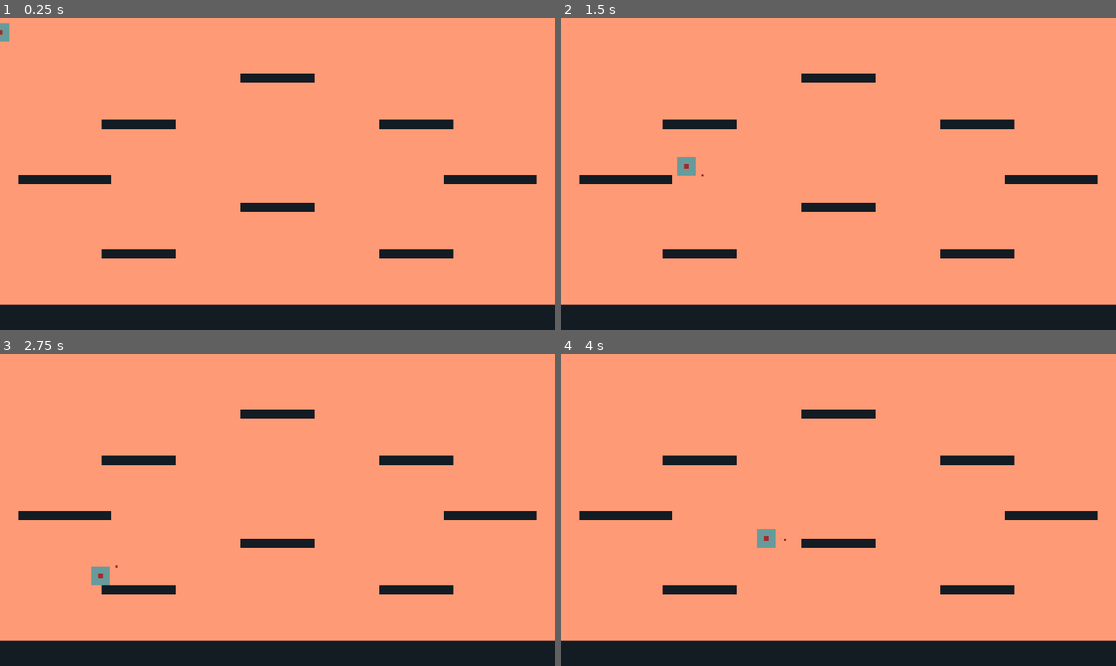
Above: before the commit, frames 1-4 (two rows, left to right).
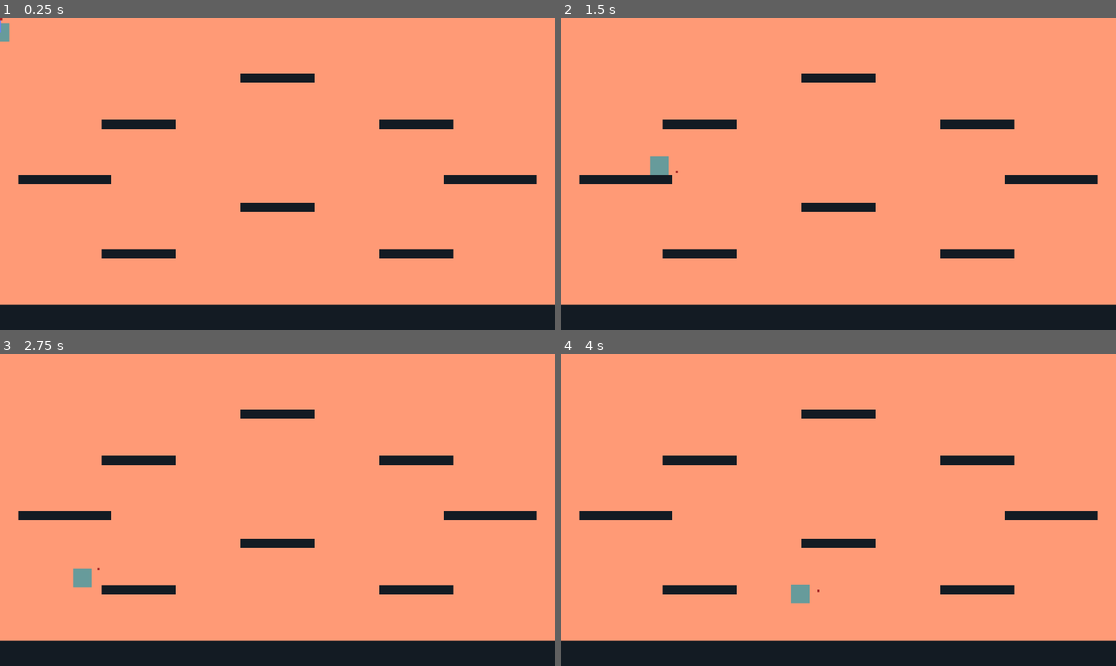
Above: after the commit, the same moments.

Repository: mightyminebuster/Github-GameOff-2020
Game: Godot game, scene res://Rooms/Demo.tscn
The game is run twice, just before and just after one commit, with the same random seed, the same clock (stepped at 60 frames per second) and the same inputs.
Inputs (mouse positions are in pixels of both pictures, inside the frame that each line leads up to):
- Up to frame 1 (0.25 s): no input
- Up to frame 2 (1.5 s): move the mouse to (960, 158) at 0.52 s; hold D (move_right) from 0.53 s (still down); click (960, 158) at 0.6 s; tap Space (jump) at 0.77 s; move the mouse to (727, 189) at 1.27 s; tap Shift (dash) at 1.35 s
- Up to frame 3 (2.75 s): tap Space (jump) at 1.52 s; click (166, 525) at 1.55 s; move the mouse to (333, 441) at 2.02 s; release D (move_right) at 2.03 s; hold A (move_left) from 2.03 s (still down); click (333, 441) at 2.1 s
- Up to frame 4 (4 s): move the mouse to (810, 572) at 2.77 s; release A (move_left) at 2.78 s; hold D (move_right) from 2.78 s (still down); click (810, 572) at 2.85 s; tap Space (jump) at 3.02, 3.77 s; move the mouse to (1005, 556) at 3.52 s; tap Shift (dash) at 3.6 s; click (1005, 556) at 3.8 s

The runs differ from the first frame. In frame 1, less than 0.1% of the frame differs, in the area x 0-1%, y 0-6%; in frame 2, 0.4%; in frame 3, 0.4%; in frame 4, 0.4%, in the area x 35-47%, y 56-80%.

Commit message:
Added Line2D to grappling hook
I added a line 2d to make the grappling hook look a little better

Diff:
--- a/SourceCode/Objects/Player/GrappleHook.gd
+++ b/SourceCode/Objects/Player/GrappleHook.gd
@@ -1,25 +1,29 @@
 extends Node2D
 
-var length: int = 500
+var length: int = 700
 var direction: Vector2 = Vector2.ZERO
 var tip: Vector2 = Vector2.ZERO
 var a = Vector2(100, 100)
 
-var speed: int = 50
+var speed: int = 40
 
-var is_flying: bool = false
-var is_hooked: bool = false
 
 func shoot():
 	$RayCast2D.enabled = true
 	if $RayCast2D.is_colliding():
-		print($RayCast2D.get_collision_point())
-		global_position = $RayCast2D.get_collision_point()
-		return global_position
+		$GrappleTip.visible = true
+		get_parent().find_node("GrappleLine").visible = true
+		tip = $RayCast2D.get_collision_point()
+		return tip
 	return null
 
 func release() -> void:
-	position = Vector2(0,0)
+	tip = get_parent().global_position
+	$GrappleTip.visible = false
+	get_parent().find_node("GrappleLine").visible = false
 
 func _physics_process(_delta : float):
 	$RayCast2D.cast_to = (get_global_mouse_position() - get_parent().position).normalized() * Vector2(length, length)
+
+	$GrappleTip.global_position = tip
+	get_parent().find_node("GrappleLine").points[1] = $GrappleTip.position
--- a/SourceCode/Objects/Player/Player.gd
+++ b/SourceCode/Objects/Player/Player.gd
@@ -29,7 +29,7 @@
 const gravity: int = 1700
 const air_friction: int = 51
 const gravity_exemption_states: Array = ["die", "dash"]
-const terminal_vertical_velocity: int = 150
+const terminal_velocity: int = 1000
 
 #Jump / Double Jump
 const jump_height: int = 172
@@ -50,6 +50,8 @@
 
 	state_origin.call(current_state + "_logic", delta)
 	get_input()
+	velocity = velocity.clamped(terminal_velocity)
+	print(velocity)
 	velocity = move_and_slide(velocity, Vector2.UP)
 	if current_state in move_horizontally_states:
 		if direction_facing == 1 && running_velocity < velocity.x || direction_facing == -1 && running_velocity > velocity.x:
@@ -240,6 +242,9 @@
 			# Pulling up is stronger
 			grapple_velocity.y *= 1.2
 
+		if sign(grapple_velocity.x) != direction_facing:
+			grapple_velocity.x *= 0.7
+
 		velocity += grapple_velocity
 
 func grapple_exit_logic() -> void:
--- a/SourceCode/Objects/Player/Player.tscn
+++ b/SourceCode/Objects/Player/Player.tscn
@@ -16,6 +16,11 @@
 modulate = Color( 0.403922, 0.607843, 0.607843, 1 )
 texture = ExtResource( 2 )
 
+[node name="GrappleLine" type="Line2D" parent="."]
+points = PoolVector2Array( 0, 0, 50, -50 )
+width = 5.0
+antialiased = true
+
 [node name="GrappleHook" type="Node2D" parent="."]
 script = ExtResource( 1 )
 
--- /dev/null
+++ b/SourceCode/Objects/Rope/RopeBase.gd
@@ -0,0 +1,3 @@
+extends StaticBody2D
+
+export var rope_links_count: int = 5
--- /dev/null
+++ b/SourceCode/Objects/Rope/RopeBase.tscn
@@ -0,0 +1,165 @@
+[gd_scene load_steps=3 format=2]
+
+[ext_resource path="res://PlaceholderTexture.png" type="Texture" id=1]
+[ext_resource path="res://Objects/Rope/RopeBase.gd" type="Script" id=2]
+
+[node name="RopeBase" type="StaticBody2D"]
+script = ExtResource( 2 )
+
+[node name="CollisionPolygon2D" type="CollisionPolygon2D" parent="."]
+scale = Vector2( 0.5, 0.5 )
+polygon = PoolVector2Array( 32, 32, -32, 32, -32, -32, 32, -32 )
+
+[node name="RopeBaseSprite" type="Sprite" parent="."]
+modulate = Color( 0.0745098, 0.105882, 0.137255, 1 )
+scale = Vector2( 0.5, 0.5 )
+texture = ExtResource( 1 )
+
+[node name="RopeJoint1" type="PinJoint2D" parent="."]
+position = Vector2( 0, 16 )
+node_a = NodePath("..")
+node_b = NodePath("../Link1")
+bias = 0.9
+softness = 2.0
+
+[node name="Link1" type="RigidBody2D" parent="."]
+gravity_scale = 5.0
+__meta__ = {
+"_edit_group_": true
+}
+
+[node name="CollisionPolygon2D" type="CollisionPolygon2D" parent="Link1"]
+position = Vector2( 0, 32 )
+scale = Vector2( 0.25, 0.5 )
+polygon = PoolVector2Array( 32, 32, -32, 32, -32, -32, 32, -32 )
+
+[node name="RopeBaseSprite2" type="Sprite" parent="Link1"]
+modulate = Color( 1, 0.917647, 0.858824, 1 )
+position = Vector2( 0, 32 )
+scale = Vector2( 0.25, 0.5 )
+texture = ExtResource( 1 )
+
+[node name="RopeJoint2" type="PinJoint2D" parent="."]
+position = Vector2( 0, 48 )
+node_a = NodePath("../Link1")
+node_b = NodePath("../Link2")
+bias = 0.9
+softness = 2.0
+
+[node name="Link2" type="RigidBody2D" parent="."]
+position = Vector2( 0, 32 )
+gravity_scale = 5.0
+__meta__ = {
+"_edit_group_": true
+}
+
+[node name="CollisionPolygon2D" type="CollisionPolygon2D" parent="Link2"]
+position = Vector2( 0, 32 )
+scale = Vector2( 0.25, 0.5 )
+polygon = PoolVector2Array( 32, 32, -32, 32, -32, -32, 32, -32 )
+
+[node name="RopeBaseSprite2" type="Sprite" parent="Link2"]
+modulate = Color( 1, 0.917647, 0.858824, 1 )
+position = Vector2( 0, 32 )
+scale = Vector2( 0.25, 0.5 )
+texture = ExtResource( 1 )
+
+[node name="RopeJoint3" type="PinJoint2D" parent="."]
+position = Vector2( 0, 80 )
+node_a = NodePath("../Link2")
+node_b = NodePath("../Link3")
+bias = 0.9
+softness = 2.0
+
+[node name="Link3" type="RigidBody2D" parent="."]
+position = Vector2( 0, 64 )
+gravity_scale = 5.0
+__meta__ = {
+"_edit_group_": true
+}
+
+[node name="CollisionPolygon2D" type="CollisionPolygon2D" parent="Link3"]
+position = Vector2( 0, 32 )
+scale = Vector2( 0.25, 0.5 )
+polygon = PoolVector2Array( 32, 32, -32, 32, -32, -32, 32, -32 )
+
+[node name="RopeBaseSprite2" type="Sprite" parent="Link3"]
+modulate = Color( 1, 0.917647, 0.858824, 1 )
+position = Vector2( 0, 32 )
+scale = Vector2( 0.25, 0.5 )
+texture = ExtResource( 1 )
+
+[node name="RopeJoint4" type="PinJoint2D" parent="."]
+position = Vector2( 0, 112 )
+node_a = NodePath("../Link3")
+node_b = NodePath("../Link4")
+bias = 0.9
+softness = 2.0
+
+[node name="Link4" type="RigidBody2D" parent="."]
+position = Vector2( 0, 96 )
+gravity_scale = 5.0
+__meta__ = {
+"_edit_group_": true
+}
+
+[node name="CollisionPolygon2D" type="CollisionPolygon2D" parent="Link4"]
+position = Vector2( 0, 32 )
+scale = Vector2( 0.25, 0.5 )
+polygon = PoolVector2Array( 32, 32, -32, 32, -32, -32, 32, -32 )
+
+[node name="RopeBaseSprite2" type="Sprite" parent="Link4"]
+modulate = Color( 1, 0.917647, 0.858824, 1 )
+position = Vector2( 0, 32 )
+scale = Vector2( 0.25, 0.5 )
+texture = ExtResource( 1 )
+
+[node name="RopeJoint5" type="PinJoint2D" parent="."]
+position = Vector2( 0, 144 )
+node_a = NodePath("../Link4")
+node_b = NodePath("../Link5")
+bias = 0.9
+softness = 2.0
+
+[node name="Link5" type="RigidBody2D" parent="."]
+position = Vector2( 0, 128 )
+gravity_scale = 5.0
+__meta__ = {
+"_edit_group_": true
+}
+
+[node name="CollisionPolygon2D" type="CollisionPolygon2D" parent="Link5"]
+position = Vector2( 0, 32 )
+scale = Vector2( 0.25, 0.5 )
+polygon = PoolVector2Array( 32, 32, -32, 32, -32, -32, 32, -32 )
+
+[node name="RopeBaseSprite2" type="Sprite" parent="Link5"]
+modulate = Color( 1, 0.917647, 0.858824, 1 )
+position = Vector2( 0, 32 )
+scale = Vector2( 0.25, 0.5 )
+texture = ExtResource( 1 )
+
+[node name="RopeJoint6" type="PinJoint2D" parent="."]
+position = Vector2( 0, 176 )
+node_a = NodePath("../Link5")
+node_b = NodePath("../Link6")
+bias = 0.9
+softness = 2.0
+
+[node name="Link6" type="RigidBody2D" parent="."]
+position = Vector2( 0, 160 )
+gravity_scale = 5.0
+__meta__ = {
+"_edit_group_": true
+}
+
+[node name="CollisionPolygon2D" type="CollisionPolygon2D" parent="Link6"]
+position = Vector2( 0, 32 )
+scale = Vector2( 0.25, 0.5 )
+polygon = PoolVector2Array( 32, 32, -32, 32, -32, -32, 32, -32 )
+
+[node name="RopeBaseSprite2" type="Sprite" parent="Link6"]
+modulate = Color( 1, 0.917647, 0.858824, 1 )
+position = Vector2( 0, 32 )
+scale = Vector2( 0.25, 0.5 )
+texture = ExtResource( 1 )
